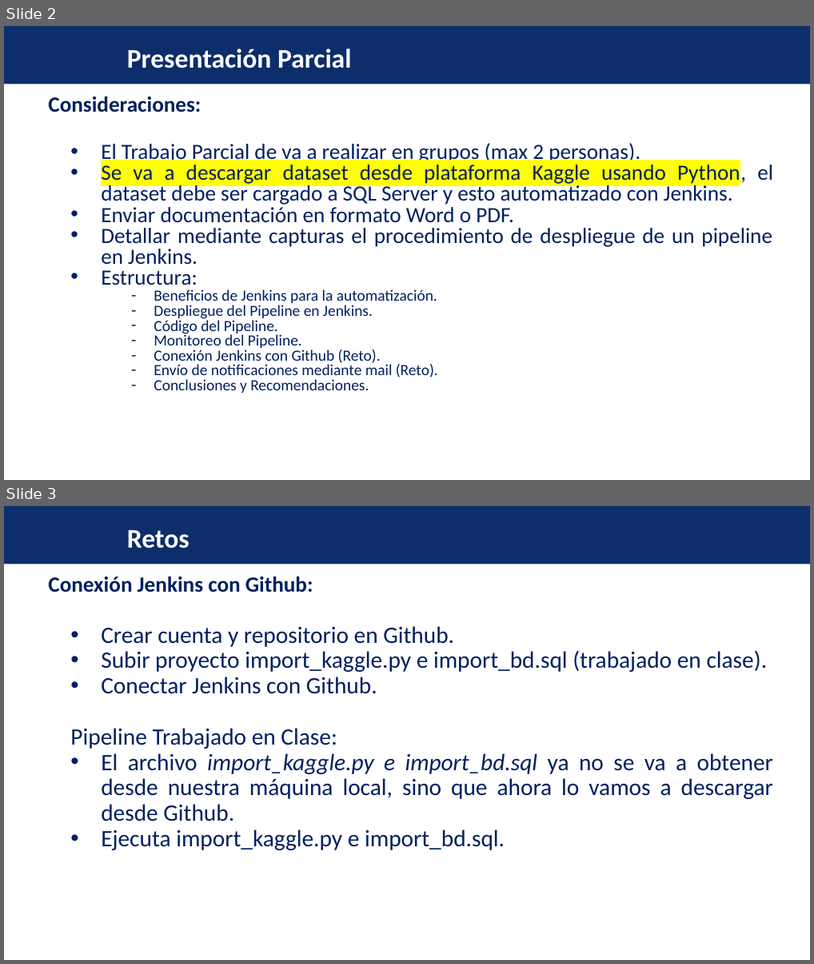
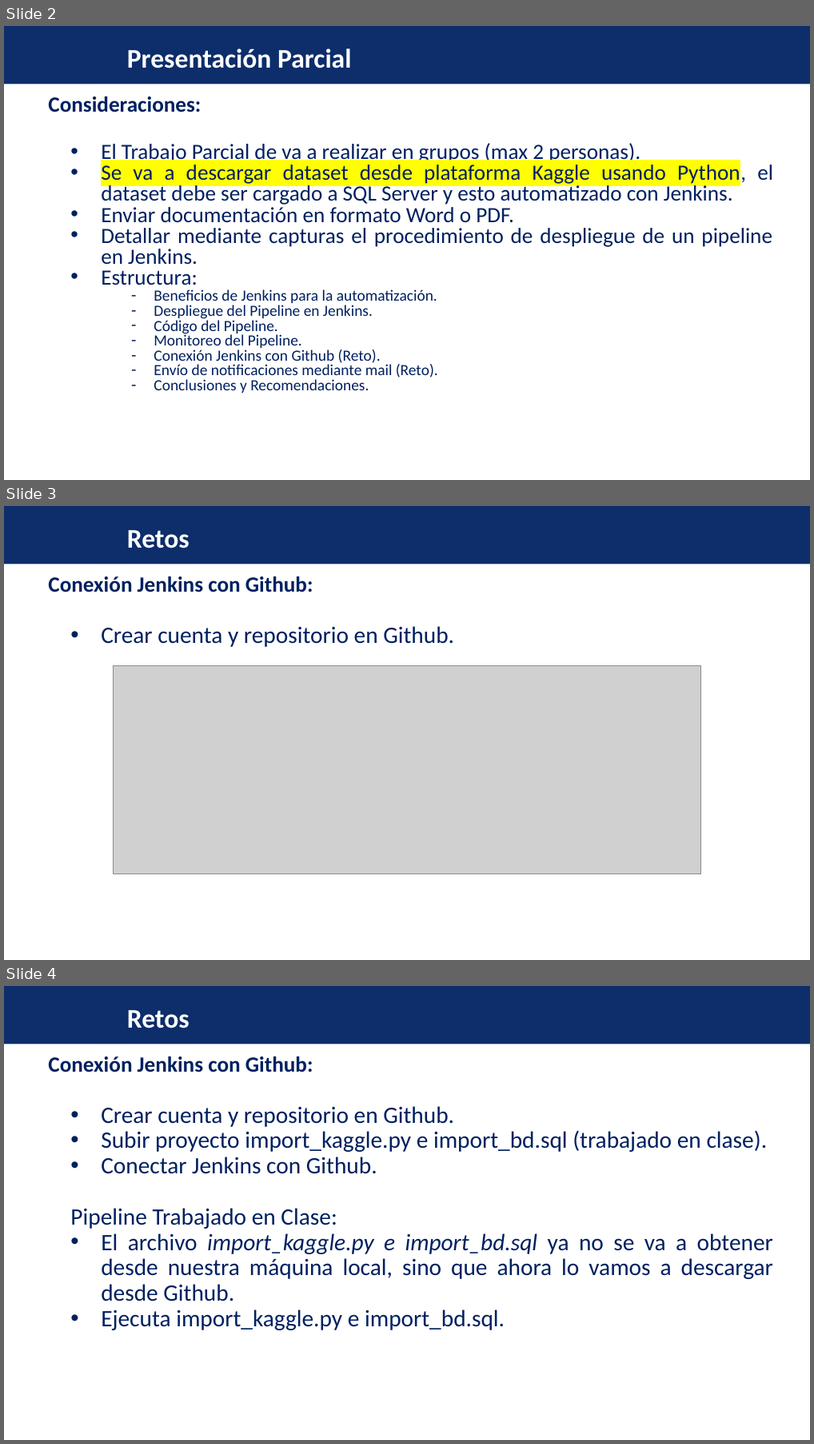
Before and after one commit to Zamborja2008/Proyecto_Devops, a slide deck: Proyecto_Parcial/Requerimientos Presentación Parcial.pptx. Shown one above the other, each under a label of ours: slides 2 and 3 before the commit, slides 2, 3 and 4 after it. The pictures are 814x964 and 814x1444 pixels, drawn with LibreOffice and Linux fonts; fonts in the diff are those of the drawing; grey boxes stand for pictures; background and template pictures are left out. Boxes give left, top, right and bottom in pixels: in the first picture for what was removed or moved away, otherwise in the second. Text is boxed around its words. In the diff, an @@ line names an element or a change of style, - is before the commit and + after.

```diff
--- a/Proyecto_Parcial/Requerimientos Presentación Parcial.pptx
+++ b/Proyecto_Parcial/Requerimientos Presentación Parcial.pptx
@@ slide 3 added at (x1=4, y1=506, x2=810, y2=960), background #FFFFFF; not listed: 1 template element that a slide beside it also shows @@
@@ title added at (x1=127, y1=530, x2=190, y2=548), 32 pt, text #FFFFFF, bold @@
+Retos
@@ text added at (x1=48, y1=576, x2=314, y2=592), 25.9 pt, text #002060, bold @@
+Conexión Jenkins con Github:
@@ text added at (x1=101, y1=626, x2=454, y2=647), 28 pt, text #002060 @@
+• Crear cuenta y repositorio en Github.
@@ picture added at (x1=114, y1=665, x2=702, y2=874) @@
@@ what was slide 3 is now slide 4 @@
```
Also in this commit, not shown: 2 other files.
